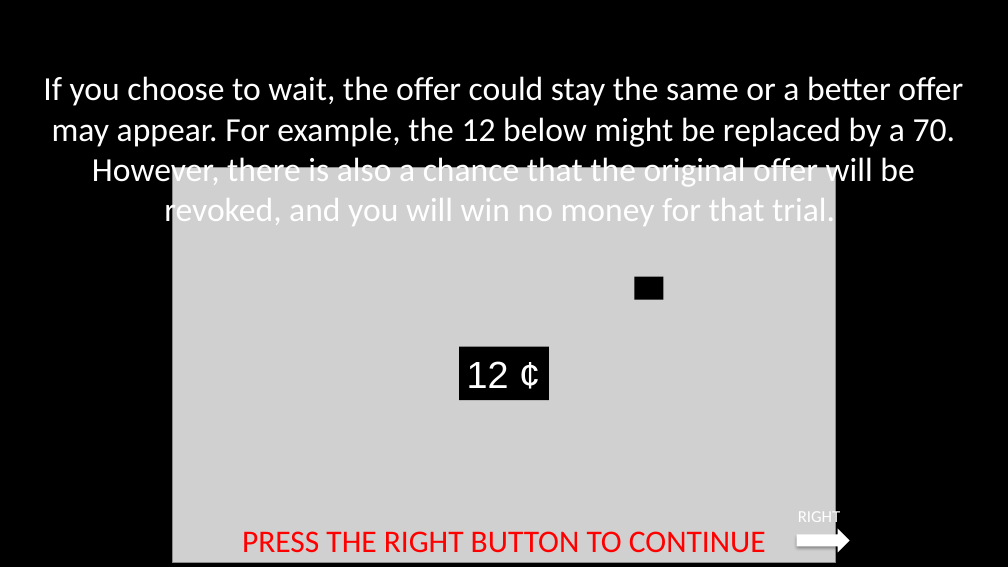
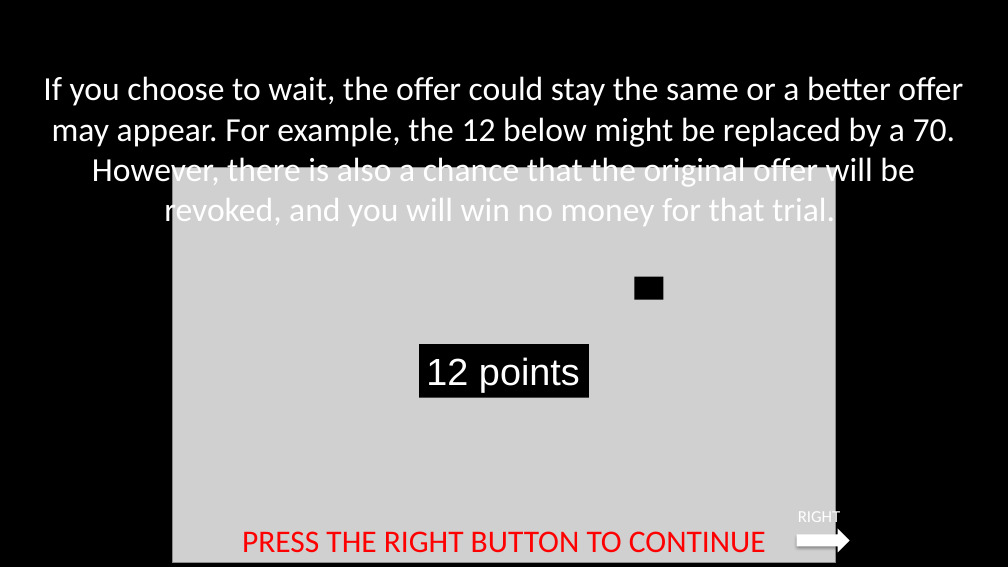
Before and after one commit to laureate-institute-for-brain-research/StimToolOnline, a slide deck: slide 8 of public/js/tasks/limited_offer/media/limited_offer_instructions_RLA_RSS_JTT.pptx. Drawn at 1008x567 pixels with LibreOffice and Linux fonts; fonts in the diff are those of the drawing; grey boxes stand for pictures. Boxes give left, top, right and bottom in pixels: in the first picture for what was removed or moved away, otherwise in the second. Text is boxed around its words. In the diff, an @@ line names an element or a change of style, - is before the commit and + after.

Commit message:
changes all mention of cents to points

```diff
--- a/public/js/tasks/limited_offer/media/limited_offer_instructions_RLA_RSS_JTT.pptx
+++ b/public/js/tasks/limited_offer/media/limited_offer_instructions_RLA_RSS_JTT.pptx
@@ rectangle "12 points": place and size @@
-rectangle "12 points" at <box>459,347,549,401</box>
+rectangle "12 points" at <box>419,344,589,398</box>
@@ text in rectangle at <box>426,357,580,393</box>: text changed @@
-12 ¢
+12 points
```
Also in this commit, not shown: 7 other slides changed, 1 slide added, 13 other files.
